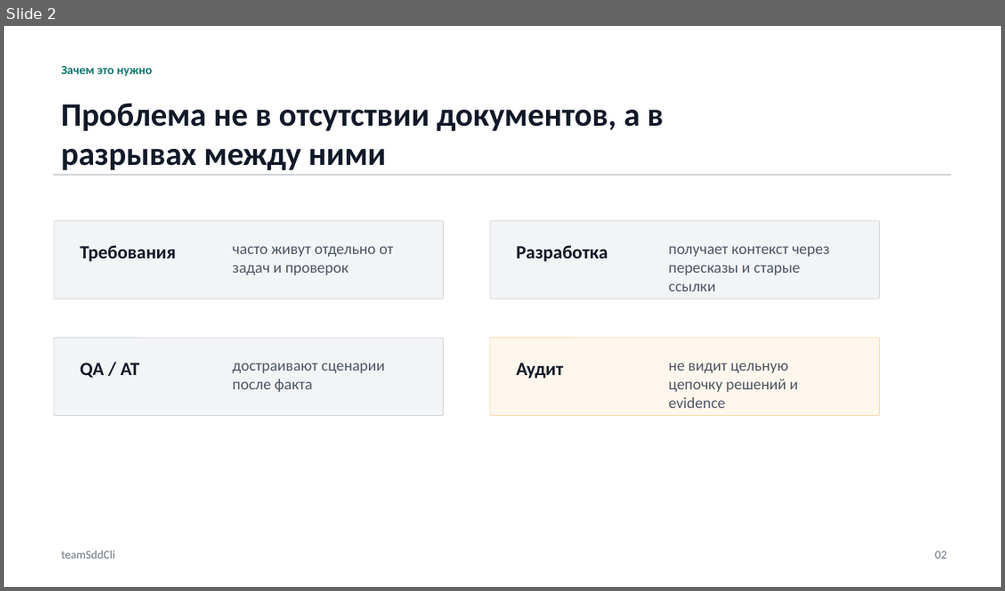
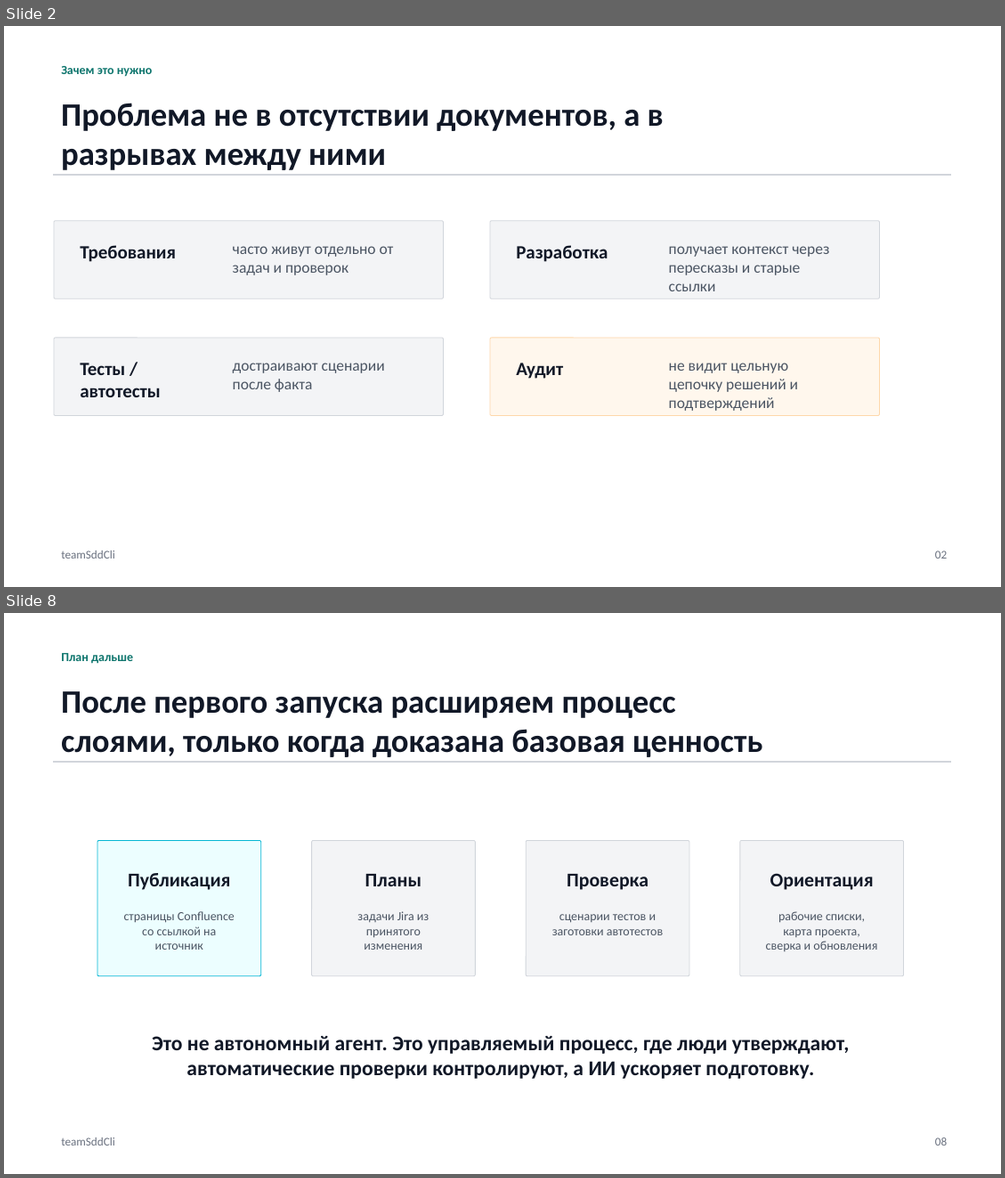
Before and after one commit to danka19/teamSddCli, a slide deck: outputs/team-sdd-principle-mvp-plan.pptx. Shown one above the other, each under a label of ours: slide 2 before the commit, slides 2 and 8 after it; the slides between them are not shown. The pictures are 1005x591 and 1005x1178 pixels, drawn with LibreOffice and Linux fonts; fonts in the diff are those of the drawing. Boxes give left, top, right and bottom in pixels: in the first picture for what was removed or moved away, otherwise in the second. Text is boxed around its words. In the diff, an @@ line names an element or a change of style, - is before the commit and + after.

Commit message:
Localize team SDD presentation copy

```diff
--- a/outputs/team-sdd-principle-mvp-plan.pptx
+++ b/outputs/team-sdd-principle-mvp-plan.pptx
@@ slide 8 added at bbox=[4, 613, 1001, 1174], background #FFFFFF @@
@@ text added at bbox=[61, 653, 133, 664], 12 pt, text #0F766E, bold @@
+План дальше
@@ text added at bbox=[61, 691, 762, 757], 31.5 pt, text #111827, bold @@
+После первого запуска расширяем процесс слоями, только когда доказана базовая ценность
@@ rectangle added at bbox=[54, 761, 952, 762], fill #D1D5DB, outline #D1D5DB 0 pt @@
@@ rounded rectangle added at bbox=[97, 840, 261, 976], fill #ECFEFF, outline #06B6D4 0.75 pt @@
@@ rounded rectangle added at bbox=[311, 840, 475, 976], fill #F3F4F6, outline #D1D5DB 0.75 pt @@
@@ rounded rectangle added at bbox=[526, 840, 689, 976], fill #F3F4F6, outline #D1D5DB 0.75 pt @@
@@ rounded rectangle added at bbox=[740, 840, 904, 976], fill #F3F4F6, outline #D1D5DB 0.75 pt @@
@@ text added at bbox=[128, 873, 231, 890], 18.8 pt, text #111827, bold @@
+Публикация
@@ text added at bbox=[365, 874, 421, 886], 18.8 pt, text #111827, bold @@
+Планы
@@ text added at bbox=[566, 874, 648, 890], 18.8 pt, text #111827, bold @@
+Проверка
@@ text added at bbox=[770, 873, 874, 890], 18.8 pt, text #111827, bold @@
+Ориентация
@@ text added at bbox=[124, 911, 235, 949], 12 pt, text #4B5563 @@
+страницы Confluence со ссылкой на источник
@@ text added at bbox=[357, 911, 429, 949], 12 pt, text #4B5563 @@
+задачи Jira из принятого изменения
@@ text added at bbox=[552, 914, 663, 935], 12 pt, text #4B5563 @@
+сценарии тестов и заготовки автотестов
@@ text added at bbox=[766, 911, 877, 951], 12 pt, text #4B5563 @@
+рабочие списки, карта проекта, сверка и обновления
@@ text added at bbox=[152, 1036, 849, 1078], 20.2 pt, text #111827, bold @@
+Это не автономный агент. Это управляемый процесс, где люди утверждают, автоматические проверки контролируют, а ИИ ускоряет подготовку.
@@ text added at bbox=[61, 1137, 115, 1145], 11.2 pt, text #6B7280 @@
+teamSddCli
@@ text added at bbox=[935, 1137, 947, 1145], 11.2 pt, text #6B7280 @@
+08
@@ slide 2 changed as well @@
@@ text at bbox=[80, 362, 161, 397]: text changed @@
-QA / AT
+Тесты / автотесты
@@ text at bbox=[669, 362, 798, 410]: text changed @@
-не видит цельную цепочку решений и evidence
+не видит цельную цепочку решений и подтверждений
```
Also in this commit, not shown: 5 other slides changed, 1 other slide added, 2 slides removed.
